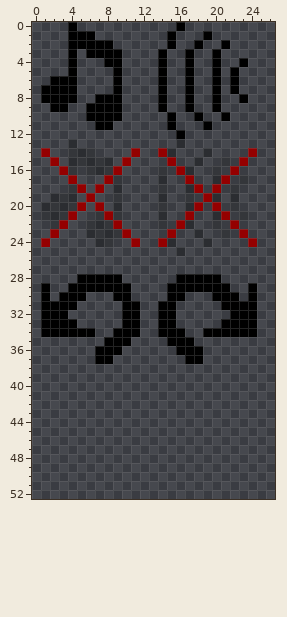
Pixel-art sprite, stored at src/client/img/sound.png. That is the earlier state.
The file is 32x64 pixels. Shown: x 0..26, y 0..52.
The same view after the edit:
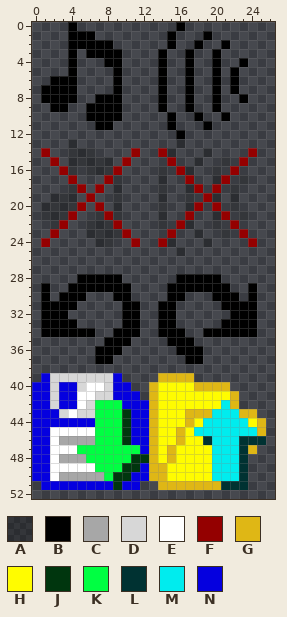
Palette (. is transparent): A #00000040  B #000000  C #a7a7a7  D #d7d7d7  E #ffffff  F #940000  G #dfb715  H #fffc00  J #00360e  K #00ff42  L #003232  M #00ecee  N #0500df
Diff:
{"y":39,"x":1,"old":".........","new":"NDDDDDDDN"}
{"y":39,"x":14,"old":"....","new":"GGGG"}
{"y":40,"x":0,"old":"...........","new":"NNDNNDEEDNN"}
{"y":40,"x":13,"old":".........","new":"GHHHHGGGG"}
{"y":41,"x":0,"old":"............","new":"NNDNNEEDDNNN"}
{"y":41,"x":13,"old":"..........","new":"GHHHHHHHHG"}
{"y":42,"x":0,"old":".......................","new":"NNDNNEDKKKNNNGHHHHHHHMG"}
{"y":43,"x":0,"old":".........................","new":"NNNDEDDKKKJNNGHHHGGGMMMGG"}
{"y":44,"x":0,"old":"..........................","new":"NNNNNNNKKKJNNGHHHGHMMMMMHG"}
{"y":45,"x":0,"old":"..........................","new":"NNEEEEEKKKJNNGHHGHMMMMMMMG"}
{"y":46,"x":0,"old":"..........................","new":"NNECCCCKKKJNNGHHGHHLMMMLLL"}
{"y":47,"x":0,"old":".........................","new":"NNEEEKKKKKKKNGHGHHHHMMMLG"}
{"y":48,"x":0,"old":"........................","new":"NNECCCKKKKKJJGHGHHHHMMML"}
{"y":49,"x":0,"old":"........................","new":"NNEEEEEKKKJJNGGHHHHHMMML"}
{"y":50,"x":0,"old":"........................","new":"NNECCCCCKJJNNGGHHHHHMMML"}
{"y":51,"x":1,"old":"...........","new":"NNNNNNNNJNN"}
{"y":51,"x":14,"old":"..........","new":"GGGGGGGLLL"}
{"label":"added","picture_box":[32,373,266,490]}
